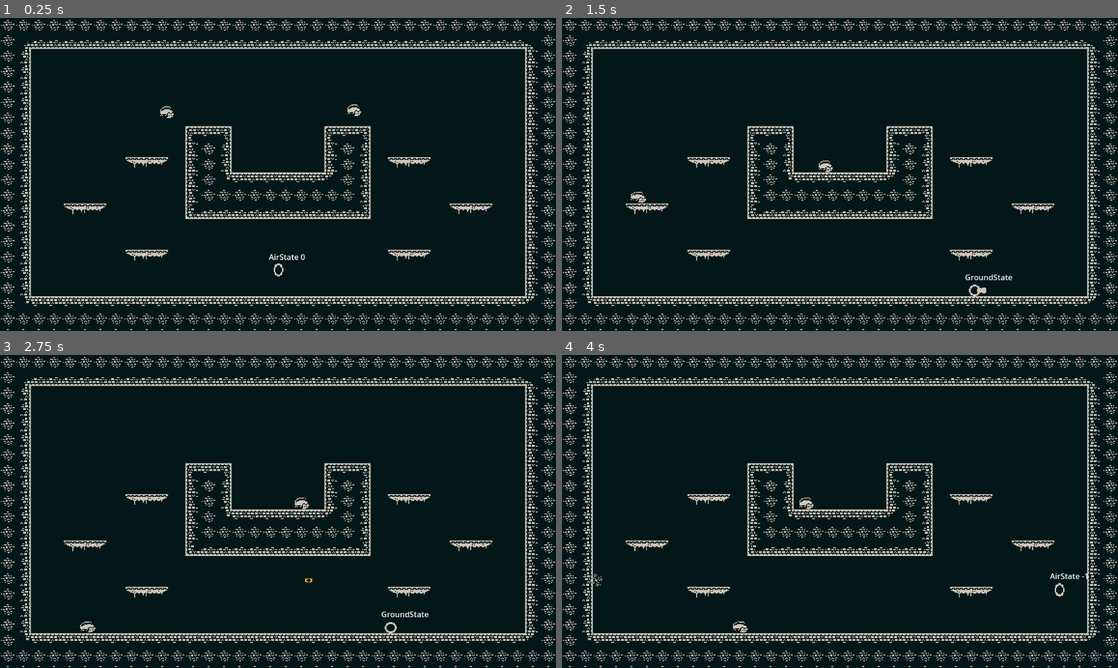
Above: before the commit, frames 1-4 (two rows, left to right).
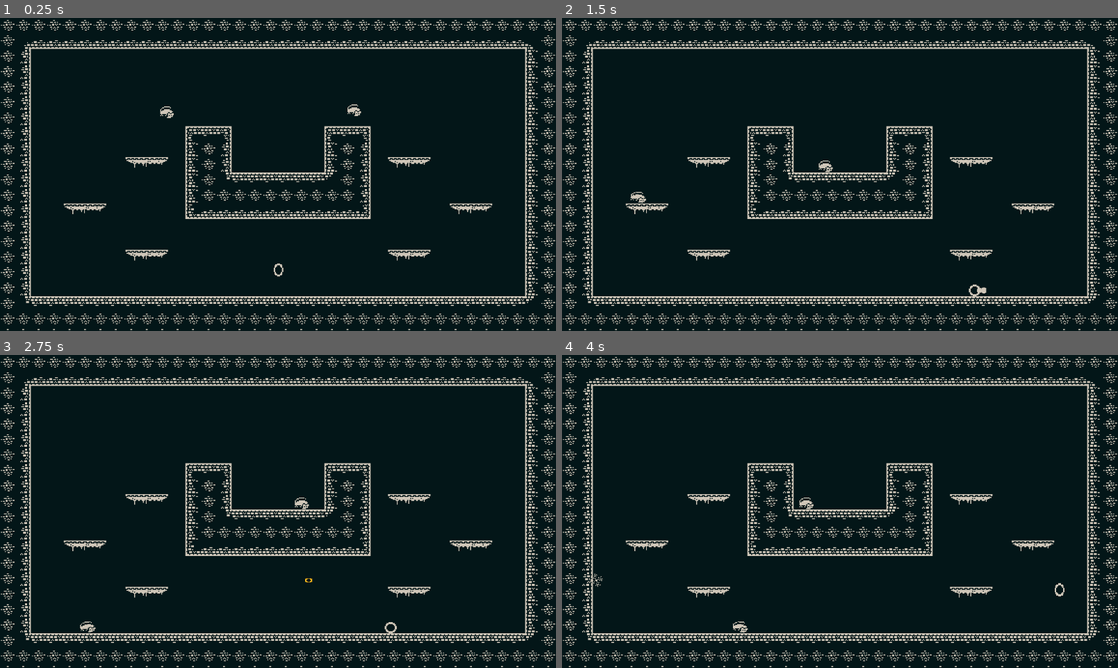
Above: after the commit, the same moments.

Repository: ajerezg/SlimeEscape
Game: Godot game, scene res://test_level.tscn
Same seed, same stepped clock (60 frames per second), same inputs: the game is played once before the commit and once after it.
Inputs (mouse positions are in pixels of both pictures, inside the frame that each line leads up to):
- Up to frame 1 (0.25 s): no input
- Up to frame 2 (1.5 s): move the mouse to (962, 158) at 0.52 s; hold Space (jump) 0.53-1.28 s; hold D (right) from 0.53 s (still down); move the mouse to (728, 190) at 1.27 s; click (728, 190) at 1.35 s
- Up to frame 3 (2.75 s): tap Space (jump) at 1.52, 1.55, 1.82, 2.3 s; move the mouse to (333, 442) at 2.02 s; release D (right) at 2.03 s; hold A (left) from 2.03 s (still down); hold Right mouse button (secondary_attack) from 2.03 s (still down)
- Up to frame 4 (4 s): move the mouse to (812, 574) at 2.77 s; release A (left) at 2.78 s; release Right mouse button (secondary_attack) at 2.78 s; hold D (right) from 2.78 s (still down); tap Space (jump) at 2.85, 3.02, 3.32, 3.77, 3.8 s; move the mouse to (1006, 558) at 3.52 s; press the mouse at (1006, 558) at 3.53 s

The runs differ from the first frame. In frame 1, less than 0.1% of the frame differs, in the area x 48-55%, y 75-78%; in frame 2, less than 0.1%; in frame 3, less than 0.1%, in the area x 68-78%, y 81-84%; in frame 4, less than 0.1%.

Commit message:
refactor to use basic components

Diff:
--- /dev/null
+++ b/components/health_component.gd
@@ -0,0 +1,19 @@
+extends Node2D
+
+class_name HealthComponent
+
+@export var MAX_HEALTH := 10
+@export var entity: Node
+
+var health : float
+
+func _ready() -> void:
+	health = MAX_HEALTH
+	if !entity.has_method("get_killed"):
+		assert(false, "Entity " + str(entity.name) + "does not have the method get_killed")
+
+
+func get_hit(damage: float):
+	health -= damage
+	if health <= 0:
+		entity.get_killed()
--- /dev/null
+++ b/components/health_component.tscn
@@ -0,0 +1,6 @@
+[gd_scene load_steps=2 format=3 uid="uid://dnf7kegi7l0lv"]
+
+[ext_resource type="Script" path="res://components/health_component.gd" id="1_mslje"]
+
+[node name="HealthComponent" type="Node2D"]
+script = ExtResource("1_mslje")
--- /dev/null
+++ b/components/hitbox_component.gd
@@ -0,0 +1,12 @@
+extends Area2D
+
+class_name HitboxComponent
+
+@export var entity: Node
+
+func on_ready():
+	if !entity.has_method("get_hit"):
+		assert(false, "Entity " + str(entity.name) + "does not have the method get_hit")
+
+func get_hit(damage: float):
+	entity.get_hit(damage)
--- /dev/null
+++ b/components/hitbox_component.tscn
@@ -0,0 +1,6 @@
+[gd_scene load_steps=2 format=3 uid="uid://bfhb3qi75d8tl"]
+
+[ext_resource type="Script" path="res://components/hitbox_component.gd" id="1_cbx5a"]
+
+[node name="HitboxComponent" type="Area2D"]
+script = ExtResource("1_cbx5a")
--- /dev/null
+++ b/components/hurt_box_component.tscn
@@ -0,0 +1,8 @@
+[gd_scene format=3 uid="uid://ctqj4jsxym4pc"]
+
+[node name="HurtBoxComponent" type="Area2D"]
+position = Vector2(-9.04998e-06, 2.5)
+rotation = 1.5708
+scale = Vector2(0.5, 0.5)
+collision_layer = 8
+collision_mask = 4
--- a/enemies/abstract_enemy.gd
+++ b/enemies/abstract_enemy.gd
@@ -2,10 +2,12 @@
 
 class_name AbstractEnemy
 
-@export var hp := 10.0
 @export var speed := 200.0
 @export var direction := Vector2.RIGHT
 @export var jump := -200.0
 
-func receive_hit(damage: float):
+func get_hit(damage: float):
 	assert(false, "Function receive_hit not implemented for " + name)
+
+func get_killed():
+	assert(false, "Function get_killed not implemented for " + name)
--- a/enemies/abstract_enemy_movement_state.gd
+++ b/enemies/abstract_enemy_movement_state.gd
@@ -1,8 +1,6 @@
 class_name AbstractEnemyMovementState
 
 extends Node
-
-@export var get_hit_state: AbstractEnemyMovementState
 
 var enemy: AbstractEnemy = null
 var sprite_2d: Sprite2D = null
@@ -25,9 +23,6 @@
 func get_name_str():
 	return name
 
-func get_hit():
-	pass
-
 func crash_on_wall():
 	var enemy_is_on_wall = enemy.is_on_wall()
 	#var enemy_is_on_floor = enemy.is_on_floor()
--- a/enemies/enemy_rat.gd
+++ b/enemies/enemy_rat.gd
@@ -2,6 +2,9 @@
 
 class_name EnemyRat
 
+@export var health_component: HealthComponent
+@export var get_hit_state: AbstractEnemyMovementState
+@export var get_killed_state: AbstractEnemyMovementState
 
 @onready var collision_shape_2d: CollisionShape2D = $CollisionShape2D
 @onready var sprite_2d: Sprite2D = $Sprite2D
@@ -20,11 +23,14 @@
 		child.animation_player = animation_player
 
 func _physics_process(delta: float) -> void:
-	label.text = enemy_movement_state_machine.current_state.get_name_str()
+	label.text = str(health_component.health) + " " + enemy_movement_state_machine.current_state.name
 	enemy_movement_state_machine.run_state(delta)
 	#attack_state_machine.run_state(delta)
 	move_and_slide()
 
-func receive_hit(damage: float):
-	hp -= damage
-	enemy_movement_state_machine.current_state.get_hit()
+func get_hit(damage: float):
+	enemy_movement_state_machine.current_state.next_state = get_hit_state
+	health_component.get_hit(damage)
+
+func get_killed():
+	enemy_movement_state_machine.current_state.next_state = get_killed_state
--- a/enemies/enemy_rat.tscn
+++ b/enemies/enemy_rat.tscn
@@ -6,6 +6,9 @@
 [ext_resource type="Script" path="res://enemies/states/enemy_air_state.gd" id="4_rbc73"]
 [ext_resource type="Script" path="res://enemies/states/enemy_ground_state.gd" id="5_ol1bn"]
 [ext_resource type="Script" path="res://enemies/states/enemy_get_hit_state.gd" id="6_nhers"]
+[ext_resource type="PackedScene" uid="uid://dnf7kegi7l0lv" path="res://components/health_component.tscn" id="7_glvq2"]
+[ext_resource type="Script" path="res://enemies/states/enemy_death_state.gd" id="7_k5pw0"]
+[ext_resource type="PackedScene" uid="uid://bfhb3qi75d8tl" path="res://components/hitbox_component.tscn" id="8_a6ksp"]
 
 [sub_resource type="CircleShape2D" id="CircleShape2D_ufp2y"]
 radius = 13.0
@@ -87,7 +90,7 @@
 tracks/6/type = "value"
 tracks/6/imported = false
 tracks/6/enabled = true
-tracks/6/path = NodePath("Area2D:monitorable")
+tracks/6/path = NodePath("HitboxComponent:monitorable")
 tracks/6/interp = 1
 tracks/6/loop_wrap = true
 tracks/6/keys = {
@@ -176,7 +179,7 @@
 tracks/6/type = "value"
 tracks/6/imported = false
 tracks/6/enabled = true
-tracks/6/path = NodePath("Area2D:monitorable")
+tracks/6/path = NodePath("HitboxComponent:monitorable")
 tracks/6/interp = 1
 tracks/6/loop_wrap = true
 tracks/6/keys = {
@@ -266,14 +269,14 @@
 tracks/6/type = "value"
 tracks/6/imported = false
 tracks/6/enabled = true
-tracks/6/path = NodePath("Area2D:monitorable")
+tracks/6/path = NodePath("HitboxComponent:monitorable")
 tracks/6/interp = 1
 tracks/6/loop_wrap = true
 tracks/6/keys = {
-"times": PackedFloat32Array(0, 0.8),
-"transitions": PackedFloat32Array(1, 1),
-"update": 1,
-"values": [false, true]
+"times": PackedFloat32Array(0),
+"transitions": PackedFloat32Array(1),
+"update": 1,
+"values": [false]
 }
 
 [sub_resource type="Animation" id="Animation_7up0w"]
@@ -356,7 +359,7 @@
 tracks/6/type = "value"
 tracks/6/imported = false
 tracks/6/enabled = true
-tracks/6/path = NodePath("Area2D:monitorable")
+tracks/6/path = NodePath("HitboxComponent:monitorable")
 tracks/6/interp = 1
 tracks/6/loop_wrap = true
 tracks/6/keys = {
@@ -446,7 +449,7 @@
 tracks/6/type = "value"
 tracks/6/imported = false
 tracks/6/enabled = true
-tracks/6/path = NodePath("Area2D:monitorable")
+tracks/6/path = NodePath("HitboxComponent:monitorable")
 tracks/6/interp = 1
 tracks/6/loop_wrap = true
 tracks/6/keys = {
@@ -465,13 +468,16 @@
 "walk": SubResource("Animation_f7xqw")
 }
 
-[sub_resource type="CircleShape2D" id="CircleShape2D_7wdf2"]
+[sub_resource type="CircleShape2D" id="CircleShape2D_i5o6l"]
 radius = 13.0
 
-[node name="Enemy_rat" type="CharacterBody2D"]
+[node name="Enemy_rat" type="CharacterBody2D" node_paths=PackedStringArray("health_component", "get_hit_state", "get_killed_state")]
 collision_layer = 4
 platform_floor_layers = 1
 script = ExtResource("1_s1m56")
+health_component = NodePath("HealthComponent")
+get_hit_state = NodePath("EnemyMovementStateMachine/EnemyGetHitState")
+get_killed_state = NodePath("EnemyMovementStateMachine/EnemyDeathState")
 speed = 150.0
 
 [node name="Label" type="Label" parent="."]
@@ -505,15 +511,13 @@
 [node name="EnemyMovementStateMachine" type="Node" parent="."]
 script = ExtResource("3_wn3oy")
 
-[node name="EnemyAirState" type="Node" parent="EnemyMovementStateMachine" node_paths=PackedStringArray("ground_state", "get_hit_state")]
+[node name="EnemyAirState" type="Node" parent="EnemyMovementStateMachine" node_paths=PackedStringArray("ground_state")]
 script = ExtResource("4_rbc73")
 ground_state = NodePath("../EnemyGroundState")
-get_hit_state = NodePath("../EnemyGetHitState")
-
-[node name="EnemyGroundState" type="Node" parent="EnemyMovementStateMachine" node_paths=PackedStringArray("air_state", "get_hit_state")]
+
+[node name="EnemyGroundState" type="Node" parent="EnemyMovementStateMachine" node_paths=PackedStringArray("air_state")]
 script = ExtResource("5_ol1bn")
 air_state = NodePath("../EnemyAirState")
-get_hit_state = NodePath("../EnemyGetHitState")
 
 [node name="EnemyGetHitState" type="Node" parent="EnemyMovementStateMachine" node_paths=PackedStringArray("enemy_air_state", "enemy_ground_state")]
 script = ExtResource("6_nhers")
@@ -522,9 +526,19 @@
 
 [node name="InvulnerabilityTimer" type="Timer" parent="EnemyMovementStateMachine/EnemyGetHitState"]
 
-[node name="Area2D" type="Area2D" parent="." groups=["enemy"]]
+[node name="EnemyDeathState" type="Node" parent="EnemyMovementStateMachine"]
+script = ExtResource("7_k5pw0")
+
+[node name="DeathTimer" type="Timer" parent="EnemyMovementStateMachine/EnemyDeathState"]
+
+[node name="HealthComponent" parent="." node_paths=PackedStringArray("entity") instance=ExtResource("7_glvq2")]
+entity = NodePath("..")
+
+[node name="HitboxComponent" parent="." node_paths=PackedStringArray("entity") groups=["enemy"] instance=ExtResource("8_a6ksp")]
 collision_layer = 4
 collision_mask = 8
-
-[node name="CollisionShape2D" type="CollisionShape2D" parent="Area2D"]
-shape = SubResource("CircleShape2D_7wdf2")
+monitoring = false
+entity = NodePath("..")
+
+[node name="CollisionShape2D" type="CollisionShape2D" parent="HitboxComponent"]
+shape = SubResource("CircleShape2D_i5o6l")
--- a/enemies/states/enemy_air_state.gd
+++ b/enemies/states/enemy_air_state.gd
@@ -15,6 +15,3 @@
 
 func can_enter_middle_run():
 	return !enemy.is_on_floor()
-
-func get_hit():
-	next_state = get_hit_state
--- /dev/null
+++ b/enemies/states/enemy_death_state.gd
@@ -0,0 +1,19 @@
+extends AbstractEnemyMovementState
+
+@onready var death_timer: Timer = $DeathTimer
+@export var death_time := 0.8
+
+
+# Called when the node enters the scene tree for the first time.
+func _ready() -> void:
+	death_timer.one_shot = true
+	death_timer.wait_time = death_time
+
+func on_enter():
+	enemy.velocity = Vector2.ZERO
+	death_timer.start()
+
+func run(delta):
+	animation_player.play("dead")
+	if death_timer.is_stopped():
+		enemy.queue_free()
--- a/enemies/states/enemy_get_hit_state.gd
+++ b/enemies/states/enemy_get_hit_state.gd
@@ -7,17 +7,13 @@
 @export var invulnerability_time := 0.8
 
 var old_velocity: Vector2
-var is_dead = false
 # Called when the node enters the scene tree for the first time.
 func _ready() -> void:
 	invulnerability_timer.one_shot = true
 	invulnerability_timer.wait_time = invulnerability_time
 
 func run(delta):
-	if is_dead:
-		kill()
-	else:
-		animation_player.play("get_hit")
+	animation_player.play("get_hit")
 	if invulnerability_timer.is_stopped():
 		if enemy_air_state.can_enter_middle_run():
 			next_state = enemy_air_state
@@ -28,13 +24,7 @@
 	old_velocity = enemy.velocity
 	enemy.velocity = Vector2.ZERO
 	invulnerability_timer.start()
-	is_dead = enemy.hp <= 0
 
 
 func on_exit():
 	enemy.velocity = old_velocity
-
-func kill():
-	animation_player.play("dead")
-	if invulnerability_timer.is_stopped():
-		enemy.queue_free()
--- a/enemies/states/enemy_ground_state.gd
+++ b/enemies/states/enemy_ground_state.gd
@@ -19,6 +19,3 @@
 
 func can_enter_middle_run():
 	return enemy.is_on_floor()
-
-func get_hit():
-	next_state = get_hit_state
--- a/player/basic_attack_state.tscn
+++ b/player/basic_attack_state.tscn
@@ -1,7 +1,8 @@
-[gd_scene load_steps=8 format=3 uid="uid://dhh1vcvhk2mj1"]
+[gd_scene load_steps=9 format=3 uid="uid://dhh1vcvhk2mj1"]
 
 [ext_resource type="Script" path="res://player/states/basic_attack_state.gd" id="1_gevl4"]
 [ext_resource type="Texture2D" uid="uid://d24kl3vtfirna" path="res://colored-transparent_packed.png" id="2_ett7r"]
+[ext_resource type="PackedScene" uid="uid://ctqj4jsxym4pc" path="res://components/hurt_box_component.tscn" id="3_bkf5o"]
 
 [sub_resource type="Animation" id="Animation_w3hs3"]
 length = 0.001
@@ -44,7 +45,7 @@
 tracks/3/type = "value"
 tracks/3/imported = false
 tracks/3/enabled = true
-tracks/3/path = NodePath("PlayerCenterPosition/Sprite2D/Area2D:monitoring")
+tracks/3/path = NodePath("PlayerCenterPosition/Sprite2D/HurtBoxComponent:monitoring")
 tracks/3/interp = 1
 tracks/3/loop_wrap = true
 tracks/3/keys = {
@@ -97,7 +98,7 @@
 tracks/3/type = "value"
 tracks/3/imported = false
 tracks/3/enabled = true
-tracks/3/path = NodePath("PlayerCenterPosition/Sprite2D/Area2D:monitoring")
+tracks/3/path = NodePath("PlayerCenterPosition/Sprite2D/HurtBoxComponent:monitoring")
 tracks/3/interp = 1
 tracks/3/loop_wrap = true
 tracks/3/keys = {
@@ -126,7 +127,7 @@
 tracks/1/type = "value"
 tracks/1/imported = false
 tracks/1/enabled = true
-tracks/1/path = NodePath("PlayerCenterPosition/Sprite2D/Area2D:monitoring")
+tracks/1/path = NodePath("PlayerCenterPosition/Sprite2D/HurtBoxComponent:monitoring")
 tracks/1/interp = 1
 tracks/1/loop_wrap = true
 tracks/1/keys = {
@@ -143,8 +144,8 @@
 "idle": SubResource("Animation_8u3kj")
 }
 
-[sub_resource type="CircleShape2D" id="CircleShape2D_ld3qj"]
-radius = 8.0
+[sub_resource type="CircleShape2D" id="CircleShape2D_qmydm"]
+radius = 9.0
 
 [node name="BasicAttackState" type="Node"]
 script = ExtResource("1_gevl4")
@@ -172,17 +173,12 @@
 vframes = 22
 frame = 827
 
-[node name="Area2D" type="Area2D" parent="PlayerCenterPosition/Sprite2D" groups=["player_projectile"]]
-position = Vector2(-9.04998e-06, 2.5)
-rotation = 1.5708
-scale = Vector2(0.5, 0.5)
-collision_layer = 8
-collision_mask = 4
+[node name="HurtBoxComponent" parent="PlayerCenterPosition/Sprite2D" groups=["player_projectile"] instance=ExtResource("3_bkf5o")]
 monitoring = false
 
-[node name="CollisionShape2D" type="CollisionShape2D" parent="PlayerCenterPosition/Sprite2D/Area2D"]
-shape = SubResource("CircleShape2D_ld3qj")
+[node name="CollisionShape2D" type="CollisionShape2D" parent="PlayerCenterPosition/Sprite2D/HurtBoxComponent"]
+shape = SubResource("CircleShape2D_qmydm")
 
 [node name="AudioStreamPlayer2D" type="AudioStreamPlayer2D" parent="."]
 
-[connection signal="area_entered" from="PlayerCenterPosition/Sprite2D/Area2D" to="." method="_on_area_2d_area_entered"]
+[connection signal="area_entered" from="PlayerCenterPosition/Sprite2D/HurtBoxComponent" to="." method="_on_hurt_box_component_area_entered"]
--- a/player/basic_range_projectile.gd
+++ b/player/basic_range_projectile.gd
@@ -47,10 +47,9 @@
 	animation_player.play("impacting")
 	velocity = Vector2.ZERO
 
-
-func _on_area_2d_area_entered(area: Area2D) -> void:
-	if area.is_in_group("enemy"):
-		area.get_parent().receive_hit(damage)
+func _on_hurt_box_component_area_entered(area: Area2D) -> void:
+	if area.is_in_group("enemy") and area is HitboxComponent:
+		area.get_hit(damage)
 		audio_stream_player_2d.set_stream(hit_sound)
 		audio_stream_player_2d.play()
 		impact()
--- a/player/basic_range_projectile.tscn
+++ b/player/basic_range_projectile.tscn
@@ -1,7 +1,8 @@
-[gd_scene load_steps=9 format=3 uid="uid://0k0grxgxmmx5"]
+[gd_scene load_steps=10 format=3 uid="uid://0k0grxgxmmx5"]
 
 [ext_resource type="Script" path="res://player/basic_range_projectile.gd" id="1_sxcht"]
 [ext_resource type="Texture2D" uid="uid://d24kl3vtfirna" path="res://colored-transparent_packed.png" id="2_gmfwb"]
+[ext_resource type="PackedScene" uid="uid://ctqj4jsxym4pc" path="res://components/hurt_box_component.tscn" id="3_vn4xh"]
 
 [sub_resource type="CircleShape2D" id="CircleShape2D_6ck17"]
 radius = 7.0
@@ -134,8 +135,8 @@
 "shooting": SubResource("Animation_ak66u")
 }
 
-[sub_resource type="CircleShape2D" id="CircleShape2D_wv48k"]
-radius = 7.0
+[sub_resource type="CircleShape2D" id="CircleShape2D_rvj1e"]
+radius = 14.0
 
 [node name="BasicRangeProjectile" type="CharacterBody2D"]
 collision_layer = 8
@@ -160,13 +161,12 @@
 
 [node name="ImpactTimer" type="Timer" parent="."]
 
-[node name="Area2D" type="Area2D" parent="." groups=["player_projectile"]]
-collision_layer = 8
-collision_mask = 4
-
-[node name="CollisionShape2D" type="CollisionShape2D" parent="Area2D"]
-shape = SubResource("CircleShape2D_wv48k")
-
 [node name="AudioStreamPlayer2D" type="AudioStreamPlayer2D" parent="."]
 
-[connection signal="area_entered" from="Area2D" to="." method="_on_area_2d_area_entered"]
+[node name="HurtBoxComponent" parent="." groups=["player_projectile"] instance=ExtResource("3_vn4xh")]
+position = Vector2(0, 0)
+
+[node name="CollisionShape2D" type="CollisionShape2D" parent="HurtBoxComponent"]
+shape = SubResource("CircleShape2D_rvj1e")
+
+[connection signal="area_entered" from="HurtBoxComponent" to="." method="_on_hurt_box_component_area_entered"]
--- a/player/player.tscn
+++ b/player/player.tscn
@@ -100,6 +100,7 @@
 script = ExtResource("1_lmsf7")
 
 [node name="Label" type="Label" parent="."]
+visible = false
 offset_left = -20.0
 offset_top = -39.0
 offset_right = 20.0
--- a/player/states/air_state.gd
+++ b/player/states/air_state.gd
@@ -35,7 +35,7 @@
 
 
 func on_enter():
-	print("ON ENTER airState")
+	#print("ON ENTER airState")
 	wall_jump_timer.stop()
 	normal_jump_timer.stop()
 	normal_jump_timer.start()
@@ -77,10 +77,10 @@
 	#	animation_player.play("jump")
 	#sprite.flip_h = is_looking_left
 	if normal_jump_timer.is_stopped() and ground_state.can_enter_middle_run():
-		print("entering groundState middle run")
+		#print("entering groundState middle run")
 		next_state = ground_state
 	elif wall_jump_timer.is_stopped() and wall_slide_state.can_enter_middle_run():
-		print("entering wall_slide")
+		#print("entering wall_slide")
 		next_state = wall_slide_state
 
 
--- a/player/states/basic_attack_state.gd
+++ b/player/states/basic_attack_state.gd
@@ -42,9 +42,8 @@
 		animation_player.play("idle")
 		next_state = idle_state
 
-
-func _on_area_2d_area_entered(area: Area2D) -> void:
-	if area.is_in_group("enemy"):
-		area.get_parent().receive_hit(damage)
+func _on_hurt_box_component_area_entered(area: Area2D) -> void:
+	if area.is_in_group("enemy") and area is HitboxComponent:
+		area.get_hit(damage)
 		audio_stream_player_2d.set_stream(hit_sound)
 		audio_stream_player_2d.play()
--- a/player/states/ground_state.gd
+++ b/player/states/ground_state.gd
@@ -8,7 +8,7 @@
 func process_input(event: InputEvent):
 	if air_state.can_enter(event):
 		next_state = air_state
-		print("changin to air by event")
+		#print("changin to air by event")
 	#elif attack1_state.can_enter(event):
 	#	next_state = attack1_state
 
@@ -20,7 +20,7 @@
 func run(delta):
 	if air_state.can_enter_middle_run():
 		next_state = air_state
-		print("changing to air mid run")
+		#print("changing to air mid run")
 	else:
 		# prev calculations
 		var direction = Input.get_axis("left", "right")
--- a/player/states/wall_slide_state.gd
+++ b/player/states/wall_slide_state.gd
@@ -29,7 +29,7 @@
 		next_state = ground_state
 	elif air_state.can_enter_middle_run():
 		next_state = air_state
-		print("changing to air")
+		#print("changing to air")
 
 func on_enter():
 	#print("entering wallSlideState")
Not shown: 1 places in enemies/enemy_rat.tscn that only renumber resources
